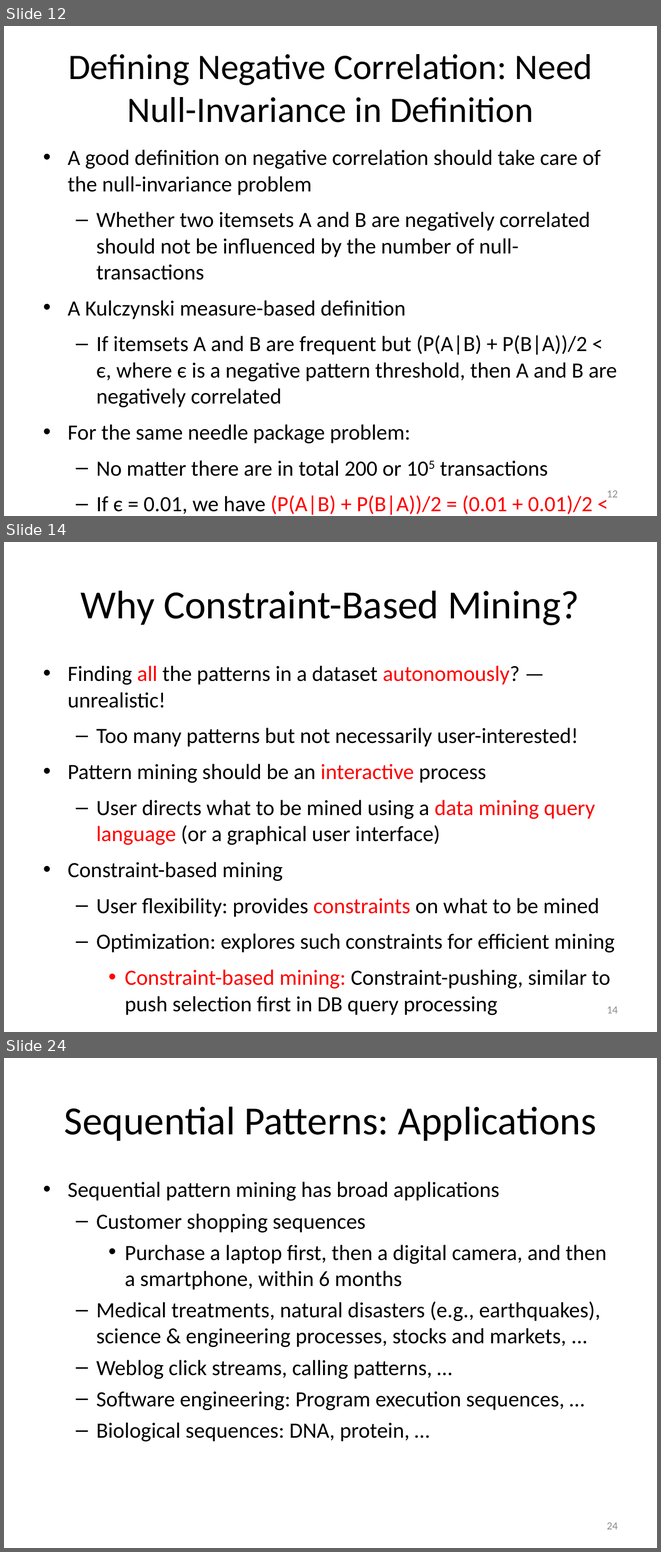
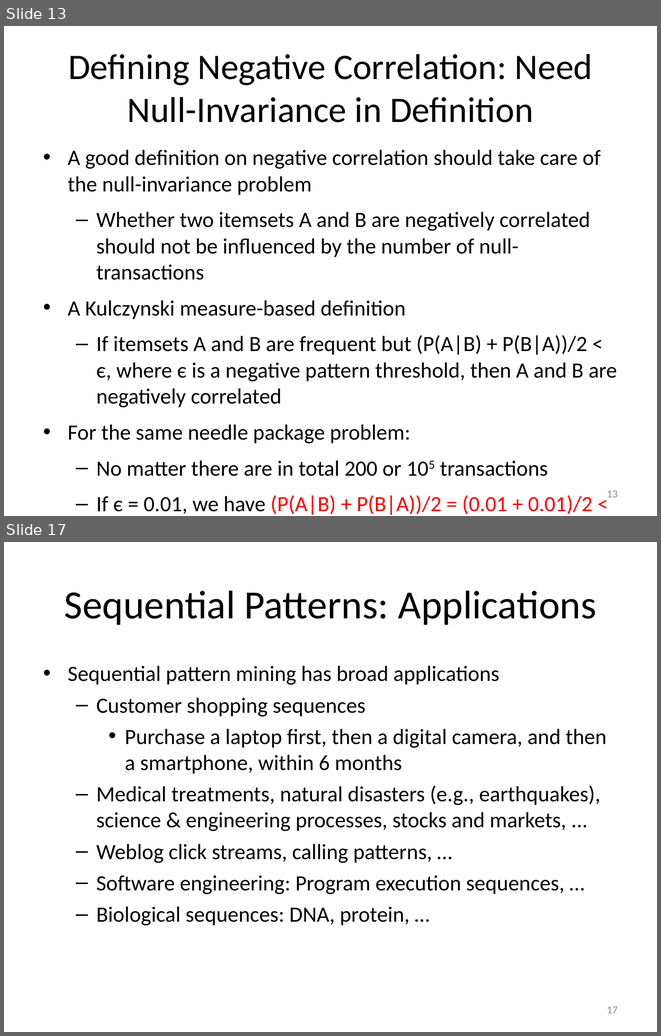
Before and after one commit to mjiang89/mjiang89.github.io, a slide deck: teaching/CSEx0647Fall17-12-BeyondItemset.pptx. Shown one above the other, each under a label of ours: slides 12, 14 and 24 before the commit, slides 13 and 17 after it; the slides between them are not shown. The pictures are 661x1552 and 661x1036 pixels, drawn with LibreOffice and Linux fonts; fonts in the diff are those of the drawing. Boxes give left, top, right and bottom in pixels: in the first picture for what was removed or moved away, otherwise in the second. Text is boxed around its words. In the diff, an @@ line names an element or a change of style, - is before the commit and + after.

```diff
--- a/teaching/CSEx0647Fall17-12-BeyondItemset.pptx
+++ b/teaching/CSEx0647Fall17-12-BeyondItemset.pptx
@@ slide 14 removed at [4,542,657,1032], background #FFFFFF @@
@@ title removed at [81,590,579,625] @@
-Why Constraint-Based Mining?
@@ text removed at [68,665,615,1015] @@
-• Finding all the patterns in a dataset autonomously? — unrealistic!
-  – Too many patterns but not necessarily user-interested!
-• Pattern mining should be an interactive process
-  – User directs what to be mined using a data mining query language (or a graphical user interface)
-• Constraint-based mining
-  – User flexibility: provides constraints on what to be mined
-  – Optimization: explores such constraints for efficient mining
-    • Constraint-based mining: Constraint-pushing, similar to push selection first in DB query processing
@@ page number removed at [607,1006,618,1013] @@
-14
@@ what was slide 12 is now slide 13 @@
@@ page number at [607,490,618,497]: text changed @@
-12
+13
@@ what was slide 24 is now slide 17 @@
@@ page number at [607,1006,618,1013]: text changed @@
-24
+17
```
Also in this commit, not shown: 9 slides changed, 14 slides added, 11 other slides removed, 4 other files.
